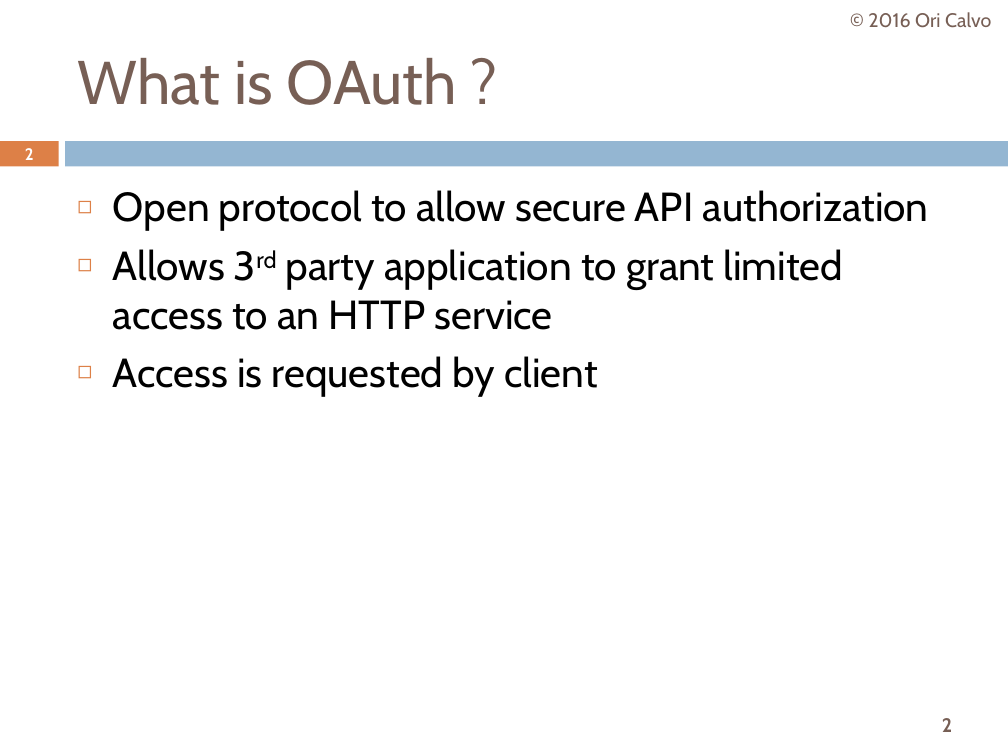
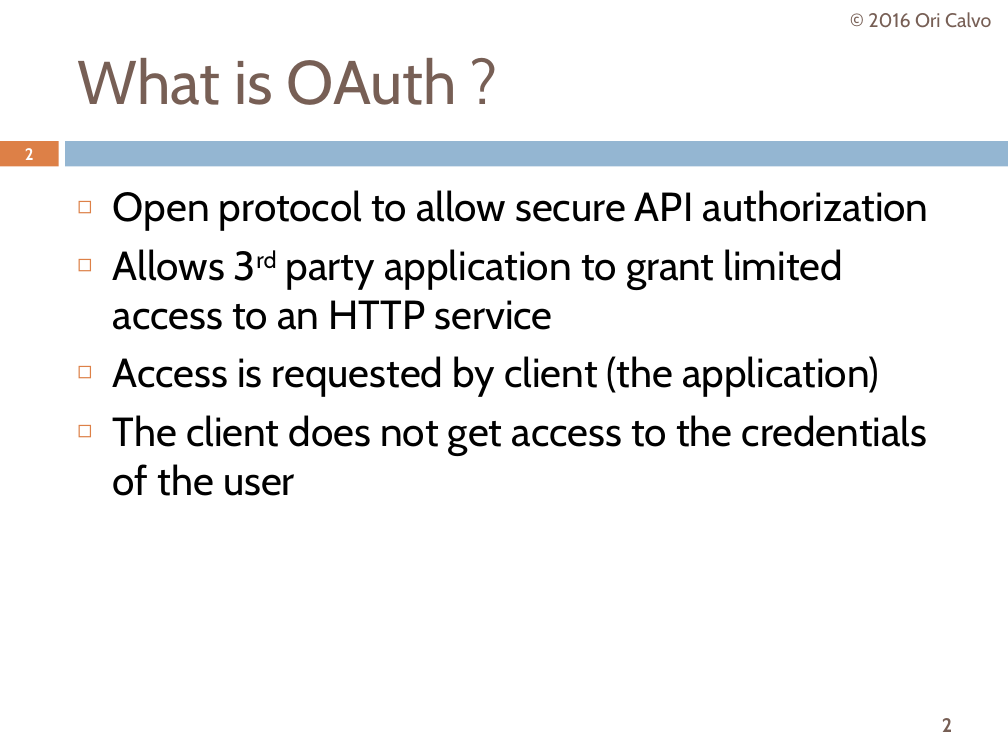
Before and after one commit to oricalvo/course-oauth, a slide deck: slide 2 of OAuth.pptx. Drawn at 1008x756 pixels with LibreOffice and Linux fonts; fonts in the diff are those of the drawing. Boxes give left, top, right and bottom in pixels: in the first picture for what was removed or moved away, otherwise in the second. Text is boxed around its words. In the diff, an @@ line names an element or a change of style, - is before the commit and + after.

```diff
--- a/OAuth.pptx
+++ b/OAuth.pptx
@@ text at [113,356,928,496]: text changed @@
-◻ Access is requested by client
+◻ Access is requested by client (the application)
+◻ The client does not get access to the credentials of the user
```
Also in this commit, not shown: 5 other slides changed, 9 slides added.
